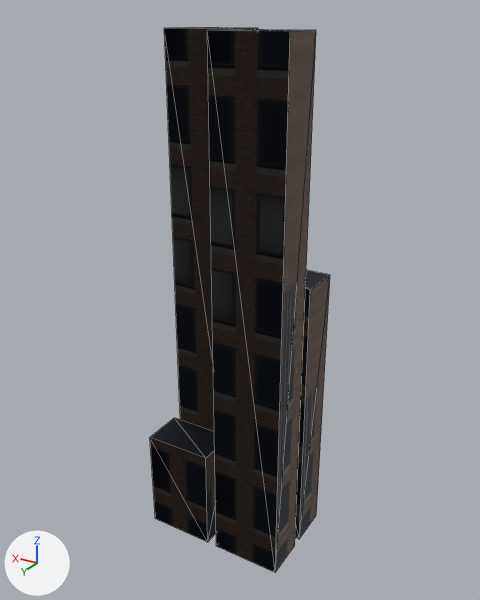
Renders of the glTF model assets/models/city_block_12345_6_22.glb from each side of a commit.
Rendered twice from a 50 mm camera at (-8.5, 13.93, 14.31) aimed at (-0.05, -0.16, 7.26). The lights are fixed; the arrows at lower left show +X, +Y and +Z. The older version comes first. Mesh edges are drawn as thin lines. Vertices at exactly the same position are counted once.

Names of what the first picture shows: 'block_22'.
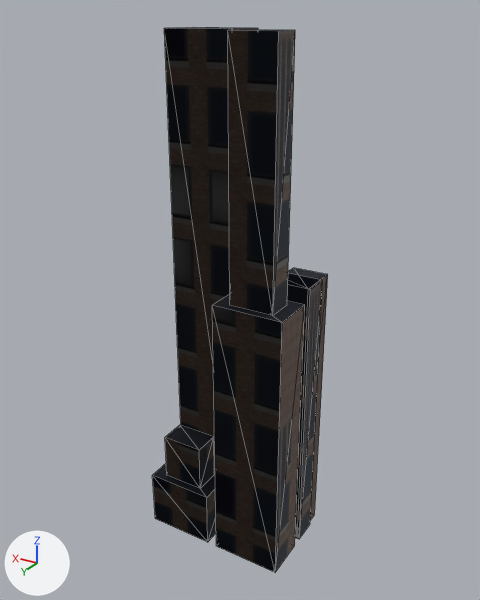
What differs and where, as boxes (x1, y1, x2, y2) in the pictures (480 x 600 px; the box of a moved part takes in the faces that stretch with it):
'block_22', reshaped
    before: (150, 27, 330, 572)
    after: (152, 27, 328, 572)
part 1 of me_block_22, added
    after: (228, 30, 295, 316)
part 2 of me_block_22, added
    after: (287, 268, 328, 538)
part 3 of me_block_22, added
    after: (165, 425, 214, 489)
part 4 of me_block_22, moved or reshaped
    before: (150, 29, 329, 571)
    after: (153, 274, 323, 571)
part 5 of me_block_22, surface changed
    before: (150, 275, 330, 526)
    after: (152, 281, 323, 526)

What changed in the scene script:
```text
Change me_block_22:
    used by ob_block_22; location = (0.0, 0.0, 0.0)
    remove me_block_22.from_pydata(...)  # 32 vertices, 48 faces; spans x -2.1..2.1, y -1.35..1.35, z 0.0..14.0
    add me_block_22.from_pydata(...)  # 56 vertices, 84 faces; spans x -2.1..2.1, y -1.35..1.35, z 0.0..14.0
    me_block_22 part 1: a new loose piece, a box spanning x -1.73..-0.52, y 0.38..1.12, z 7.7..14.0, in mat_tier1 (picture img_image_0)
    me_block_22 part 2: a new loose piece, a box spanning x -2.04..-1.03, y -1.35..-0.15, z 0.0..8.0, in mat_tier1_001 (picture img_image_0)
    me_block_22 part 3: a new loose piece, a box spanning x 0.52..1.73, y 0.38..1.12, z 1.65..3.0, in mat_tier1_002 (picture img_image_0)
    me_block_22 part 4
    4 vertices are removed from x -2.1..-0.15, y 0.15..1.35, z 14.0
    10 faces are deleted
    4 vertices in x -2.1..-0.15, y -1.35, z 0.0..8.0 move by (0.0, 0.46, 0.0)
    4 vertices in x 0.15..2.1, y 0.15..1.35, z 3.0 move by (0.0, 0.0, -1.35)
    4 vertices are added at (-2.1, 1.35, 7.7), (-2.1, 0.15, 7.7), (-0.15, 0.15, 7.7), (-0.15, 1.35, 7.7)
    10 new faces join them, mat_tier1 (picture img_image_0)
    me_block_22 part 5: 12 kept faces spanning x -2.1..2.1, y -0.89..1.35, z 0.0..8.0 get new texture (UV) coordinates
```
